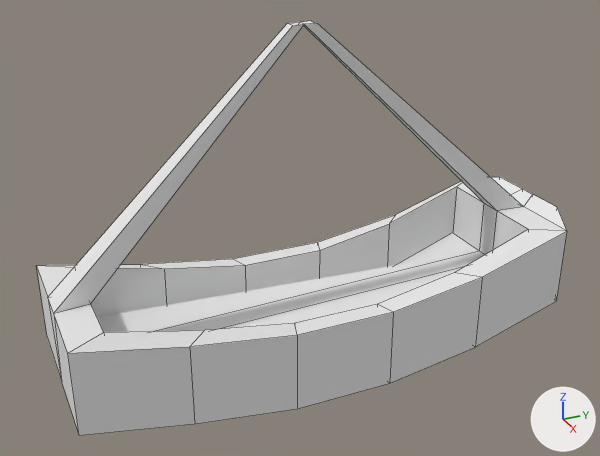
Two versions of the Blender file assets/Models/Rides/PirateShip/swing.blend, one commit apart.
Rendered twice from a camera (50 mm lens) standing at (4.04, -1.85, 3.42) and looking at (0.0, -0.03, 1.4). The axes (+X, +Y, +Z) are drawn at lower right. The lights are the same throughout. Mesh edges are drawn as thin lines.

Names of what the first picture shows: 'swing'.
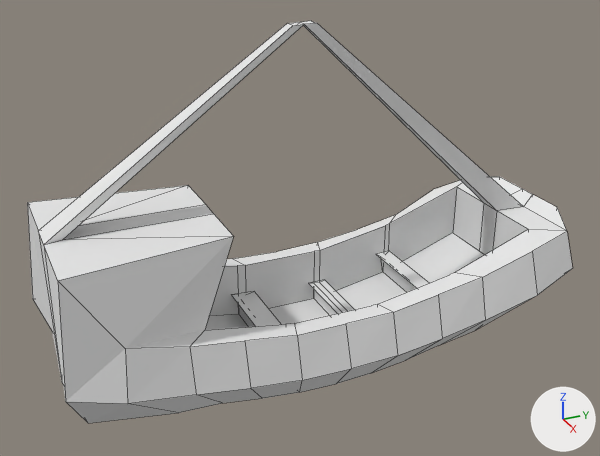
What differs and where, as boxes [x1, y1, x2, y2] in the pictures (600 x 456 px):
'swing', reshaped
    before: [37, 21, 567, 435]
    after: [27, 21, 573, 423]
part 1 of me_swing, built on
    before: [37, 181, 567, 435]
    after: [27, 180, 573, 423]

Patch to the scene script:
```diff
--- a/assets/Models/Rides/PirateShip/swing.blend.py
+++ b/assets/Models/Rides/PirateShip/swing.blend.py
@@ me_swing @@
 # used by ob_swing; location = (0.0, 0.0, 2.5); scale = (0.647, 0.647, 0.647)
-me_swing.from_pydata(...)  # 79 vertices, 76 faces; spans x -0.83..0.75, y -2.28..2.53, z -3.07..0.12
+me_swing.from_pydata(...)  # 159 vertices, 144 faces; spans x -0.99..0.91, y -2.35..2.53, z -3.07..0.12
+# me_swing part 1
+# 16 vertices are removed from x -0.83..0.75, y -2.28..2.39, z -3.07..-2.54
+# 52 faces are deleted
+# 8 vertices move from x -0.83..0.75, y -2.28..-1.98, z -2.0 to x -0.94..0.86, y -2.28..-0.88, z -2.58..-1.39
+# 88 vertices are added at x -0.99..0.91, y -2.35..2.45, z -3.05..-1.39
+# 8 new vertices lie (1.21, 0.0, 0.0) away from vertices in x -0.65, y -0.51..1.28, z -2.67..-2.48
+# 120 new faces join them
 me_swing.materials.append(mat_swing)
```
